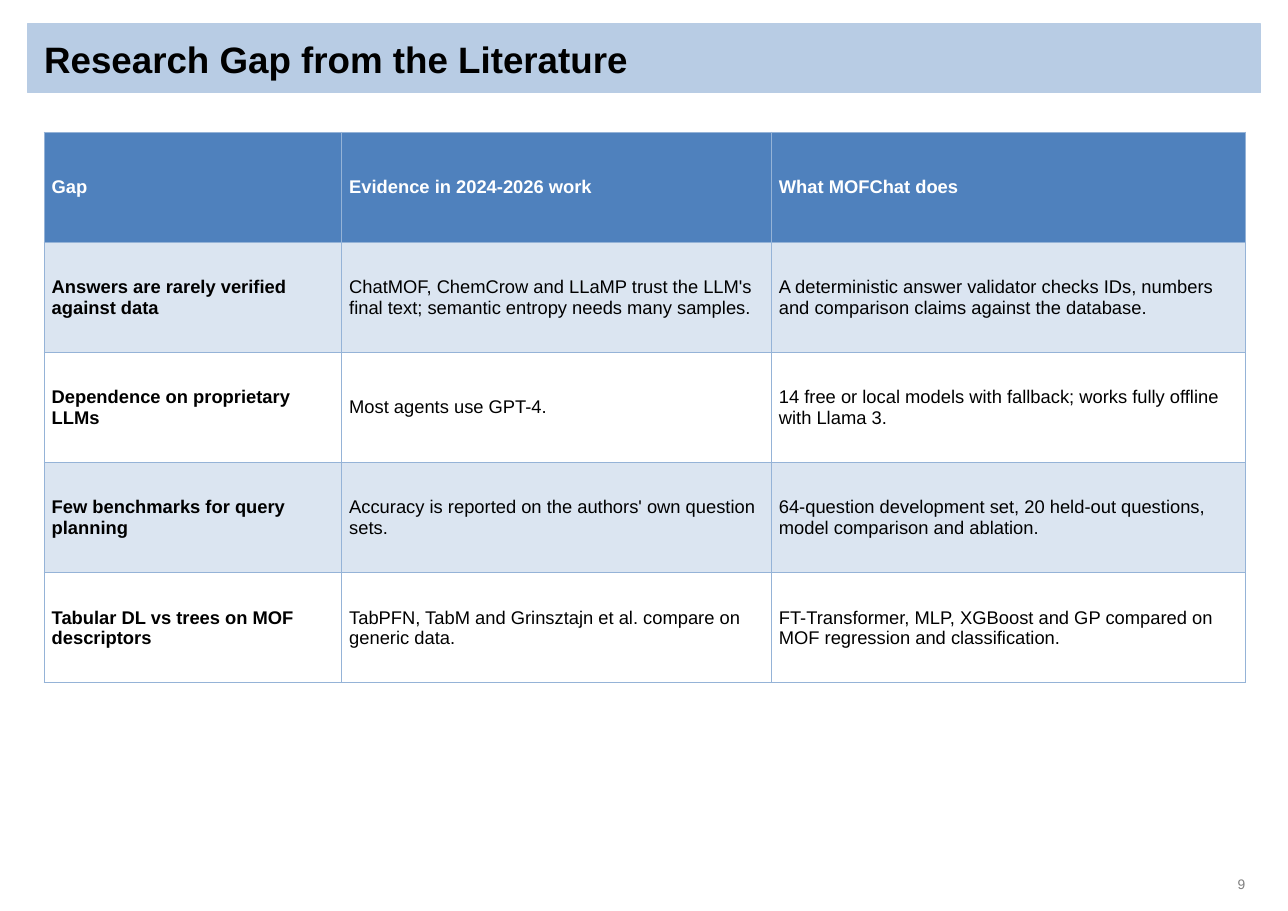
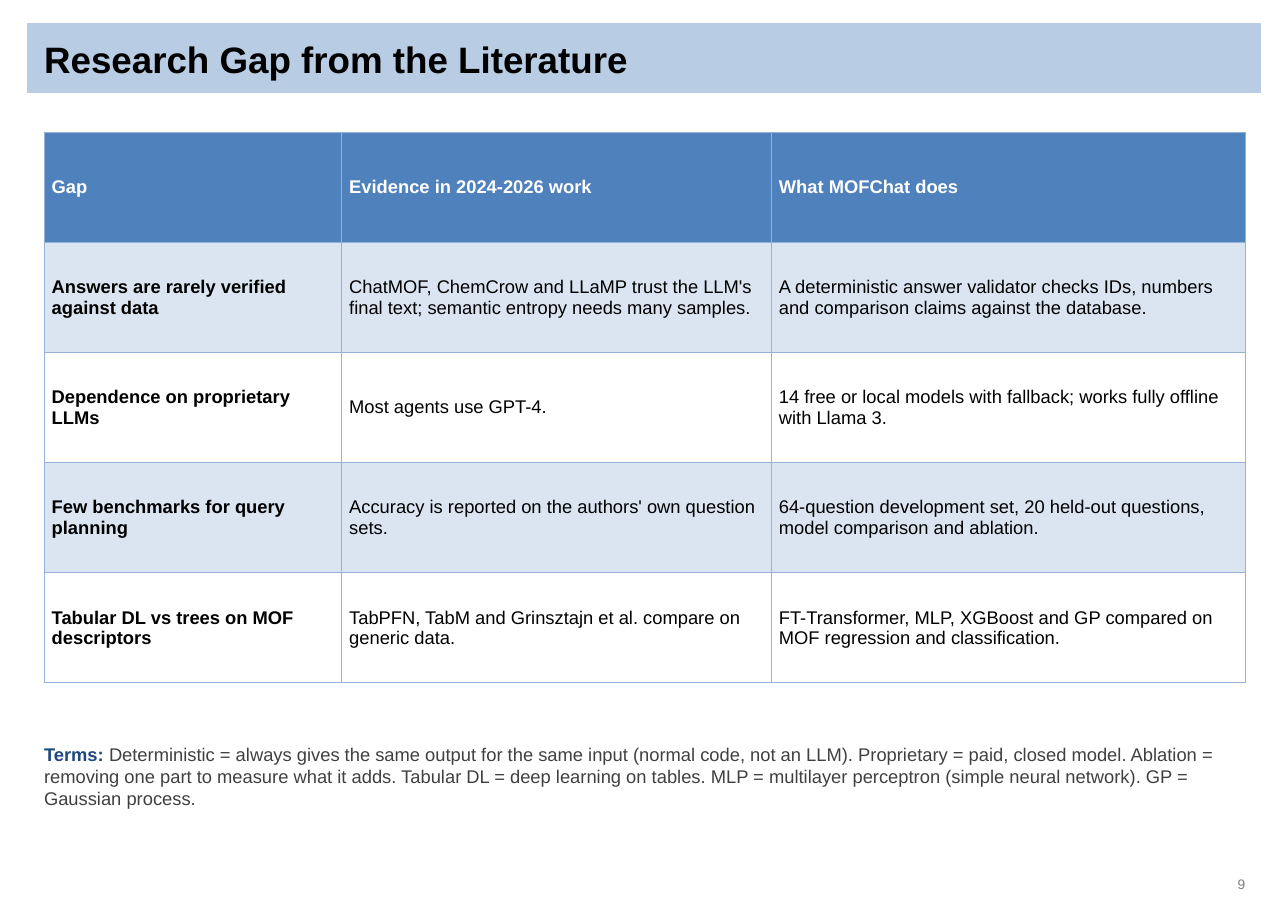
Before and after one commit to Sai-Mohith24/MOFChat-AI-Driven-Material-Recommendation-, a slide deck: slide 9 of reviews/final_review/MOFChat_Final_Review.pptx. Drawn at 1288x911 pixels with LibreOffice and Linux fonts; fonts in the diff are those of the drawing. Boxes give left, top, right and bottom in pixels: in the first picture for what was removed or moved away, otherwise in the second. Text is boxed around its words. In the diff, an @@ line names an element or a change of style, - is before the commit and + after.

```diff
--- a/reviews/final_review/MOFChat_Final_Review.pptx
+++ b/reviews/final_review/MOFChat_Final_Review.pptx
@@ text added at (44, 747, 1197, 809), 12 pt, text #404040 @@
+Terms: Deterministic = always gives the same output for the same input (normal code, not an LLM). Proprietary = paid, closed model. Ablation = removing one part to measure what it adds. Tabular DL = deep learning on tables. MLP = multilayer perceptron (simple neural network). GP = Gaussian process.
```
Also in this commit, not shown: 30 other slides changed, 3 other files.
